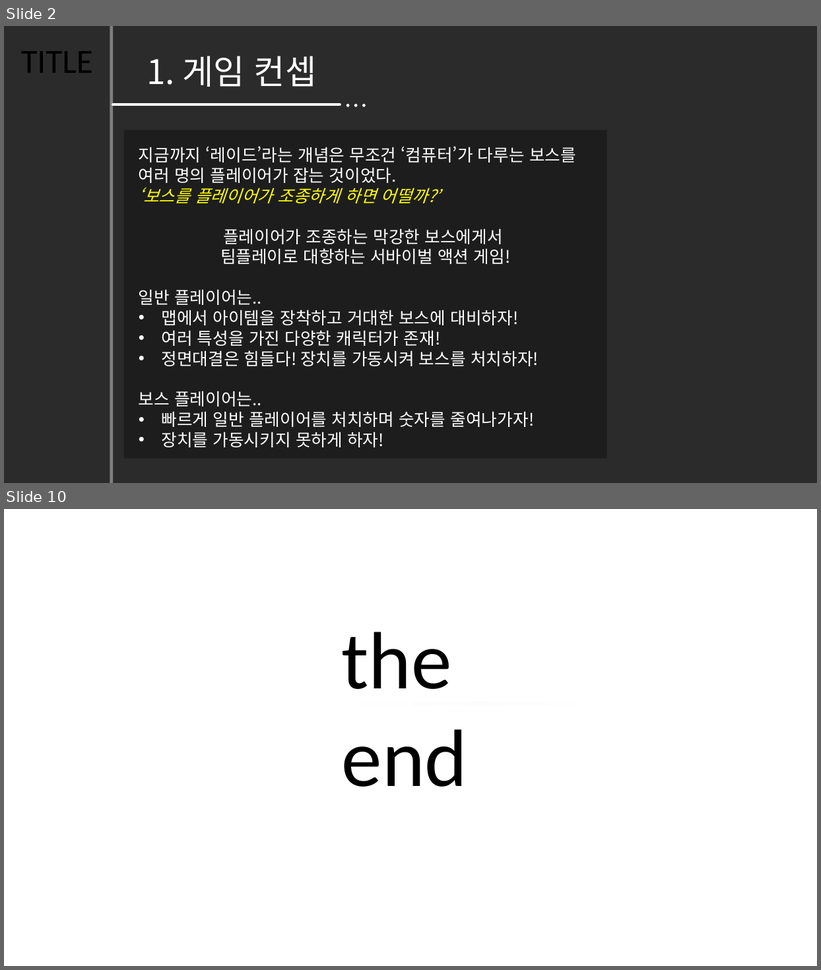
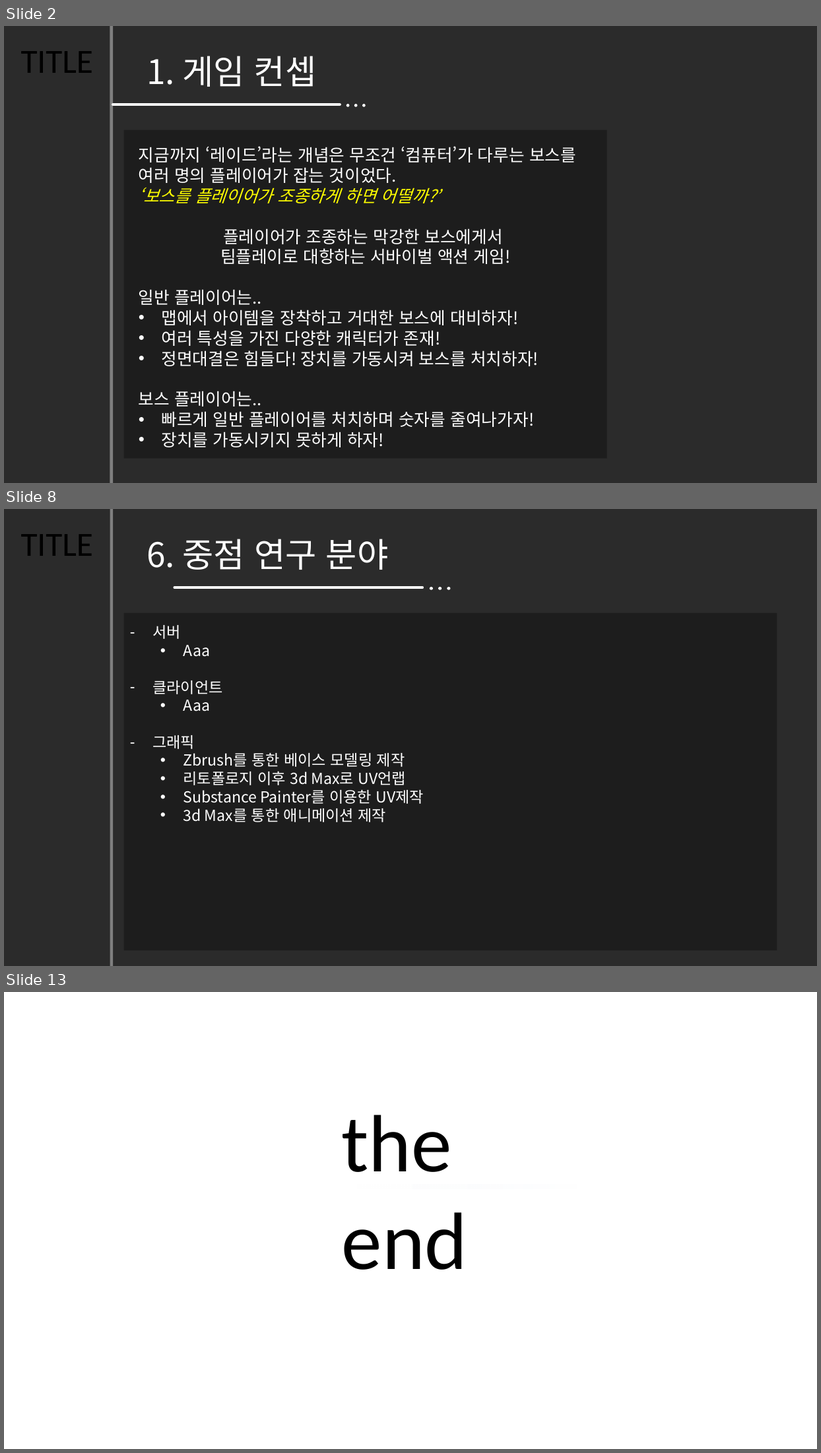
Before and after one commit to hajeongyeon/capstone_design, a slide deck: planning/졸업작품 제안서.pptx. Shown one above the other, each under a label of ours: slides 2 and 10 before the commit, slides 2, 8 and 13 after it; the slides between them are not shown. The pictures are 821x970 and 821x1453 pixels, drawn with LibreOffice and Linux fonts; fonts in the diff are those of the drawing; background and template pictures are left out; a plain dark background stands for a picture behind light text. Boxes give left, top, right and bottom in pixels: in the first picture for what was removed or moved away, otherwise in the second. Text is boxed around its words. In the diff, an @@ line names an element or a change of style, - is before the commit and + after.

```diff
--- a/planning/졸업작품 제안서.pptx
+++ b/planning/졸업작품 제안서.pptx
@@ slide 8 added at <box>4,509,817,966</box>, background picture (left out) @@
@@ rectangle added at <box>110,509,113,966</box>, fill #FFFFFF at 40% opacity @@
@@ text added at <box>21,534,93,556</box>, 40 pt, text #000000 @@
+TITLE
@@ text added at <box>147,539,388,570</box>, 40 pt, text #FFFFFF @@
+6. 중점 연구 분야
@@ group added at <box>175,587,451,590</box>: 3 ellipses, 1 line @@
@@ rectangle added at <box>124,613,778,951</box>, fill #000000 at 31% opacity @@
@@ text added at <box>152,625,423,823</box>, 18 pt, text #FFFFFF @@
+– 서버
+  • Aaa
+– 클라이언트
+  • Aaa
+– 그래픽
+  • Zbrush를 통한 베이스 모델링 제작
+  • 리토폴로지 이후 3d Max로 UV언랩
+  • Substance Painter를 이용한 UV제작
+  • 3d Max를 통한 애니메이션 제작
@@ what was slide 10 is now slide 13 @@
```
Also in this commit, not shown: 8 slides changed, 2 other slides added.
